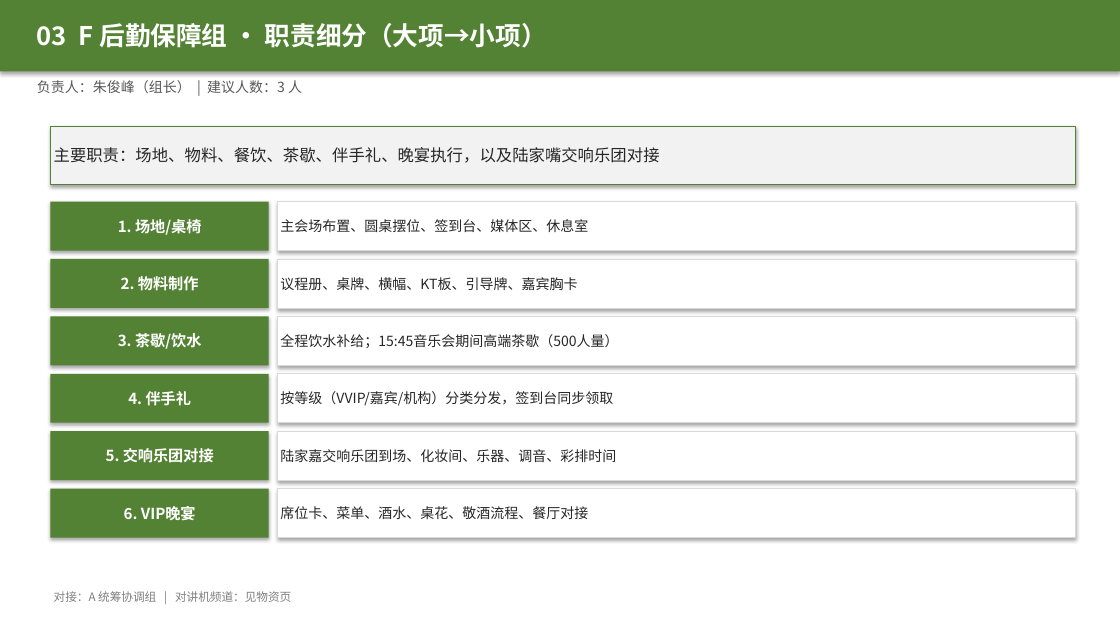
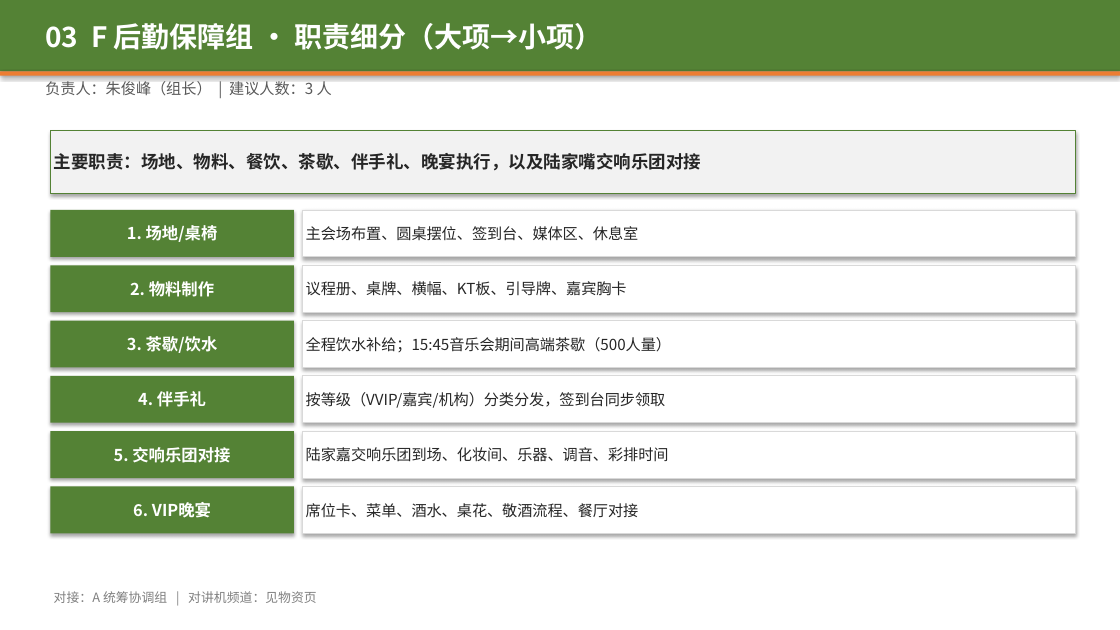
Before and after one commit to hujigang2010-maker/AIDEN, a slide deck: slide 10 of 2026峰会_志愿者分工方案.pptx. Drawn at 1120x630 pixels with LibreOffice and Linux fonts; fonts in the diff are those of the drawing. Boxes give left, top, right and bottom in pixels: in the first picture for what was removed or moved away, otherwise in the second. Text is boxed around its words. In the diff, an @@ line names an element or a change of style, - is before the commit and + after.

```diff
--- a/2026峰会_志愿者分工方案.pptx
+++ b/2026峰会_志愿者分工方案.pptx
@@ text "03 F 后勤保障组 · 职责细分（大项→小项）": place and size @@
-text "03 F 后勤保障组 · 职责细分（大项→小项）" at <box>37,23,547,48</box>
+text "03 F 后勤保障组 · 职责细分（大项→小项）" at <box>45,23,603,50</box>
@@ text "03 F 后勤保障组 · 职责细分（大项→小项）" at <box>45,23,603,50</box>: size 22 to 24 pt @@
@@ rectangle added at <box>0,71,1120,76</box>, fill #ED7D31 @@
@@ text "负责人：朱俊峰（组长） | 建议人数：3 人": place and size @@
-text "负责人：朱俊峰（组长） | 建议人数：3 人" at <box>37,80,302,93</box>
+text "负责人：朱俊峰（组长） | 建议人数：3 人" at <box>45,79,332,95</box>
@@ rectangle "主要职责：场地、物料、餐饮、茶歇、伴手礼、晚宴执行，以及陆家嘴交响乐团对接": place and size @@
-rectangle "主要职责：场地、物料、餐饮、茶歇、伴手礼、晚宴执行，以及陆家嘴交响乐团对接" at <box>50,126,1075,185</box>
+rectangle "主要职责：场地、物料、餐饮、茶歇、伴手礼、晚宴执行，以及陆家嘴交响乐团对接" at <box>50,130,1075,193</box>
@@ rectangle "主要职责：场地、物料、餐饮、茶歇、伴手礼、晚宴执行，以及陆家嘴交响乐团对接" at <box>50,130,1075,193</box>: size 14 to 15 pt, bold on @@
@@ size 13 to 14 pt in 6 elements at <box>50,376,294,423</box>, <box>50,431,294,478</box>, <box>50,321,294,368</box>, <box>50,486,294,534</box>, <box>50,266,294,313</box>, <box>50,210,294,257</box> @@
@@ rectangle "1. 场地/桌椅": place and size @@
-rectangle "1. 场地/桌椅" at <box>50,202,269,250</box>
+rectangle "1. 场地/桌椅" at <box>50,210,294,257</box>
@@ size 12 to 13 pt in 7 elements at <box>45,79,332,95</box>, <box>302,376,1075,423</box>, <box>302,431,1075,478</box>, <box>302,321,1075,368</box>, <box>302,486,1075,534</box>, <box>302,266,1075,313</box>, <box>302,210,1075,257</box> @@
@@ rectangle "主会场布置、圆桌摆位、签到台、媒体区、休息室": place and size @@
-rectangle "主会场布置、圆桌摆位、签到台、媒体区、休息室" at <box>277,202,1075,250</box>
+rectangle "主会场布置、圆桌摆位、签到台、媒体区、休息室" at <box>302,210,1075,257</box>
@@ rectangle "2. 物料制作": place and size @@
-rectangle "2. 物料制作" at <box>50,259,269,308</box>
+rectangle "2. 物料制作" at <box>50,266,294,313</box>
@@ rectangle "议程册、桌牌、横幅、KT板、引导牌、嘉宾胸卡": place and size @@
-rectangle "议程册、桌牌、横幅、KT板、引导牌、嘉宾胸卡" at <box>277,259,1075,308</box>
+rectangle "议程册、桌牌、横幅、KT板、引导牌、嘉宾胸卡" at <box>302,266,1075,313</box>
@@ rectangle "3. 茶歇/饮水": place and size @@
-rectangle "3. 茶歇/饮水" at <box>50,317,269,365</box>
+rectangle "3. 茶歇/饮水" at <box>50,321,294,368</box>
@@ rectangle "全程饮水补给；15:45音乐会期间高端茶歇（500人量）": place and size @@
-rectangle "全程饮水补给；15:45音乐会期间高端茶歇（500人量）" at <box>277,317,1075,365</box>
+rectangle "全程饮水补给；15:45音乐会期间高端茶歇（500人量）" at <box>302,321,1075,368</box>
@@ rectangle "4. 伴手礼": place and size @@
-rectangle "4. 伴手礼" at <box>50,374,269,423</box>
+rectangle "4. 伴手礼" at <box>50,376,294,423</box>
@@ rectangle "按等级（VVIP/嘉宾/机构）分类分发，签到台同步领取": place and size @@
-rectangle "按等级（VVIP/嘉宾/机构）分类分发，签到台同步领取" at <box>277,374,1075,423</box>
+rectangle "按等级（VVIP/嘉宾/机构）分类分发，签到台同步领取" at <box>302,376,1075,423</box>
@@ rectangle "5. 交响乐团对接": place and size @@
-rectangle "5. 交响乐团对接" at <box>50,431,269,480</box>
+rectangle "5. 交响乐团对接" at <box>50,431,294,478</box>
@@ rectangle "陆家嘉交响乐团到场、化妆间、乐器、调音、彩排时间": place and size @@
-rectangle "陆家嘉交响乐团到场、化妆间、乐器、调音、彩排时间" at <box>277,431,1075,480</box>
+rectangle "陆家嘉交响乐团到场、化妆间、乐器、调音、彩排时间" at <box>302,431,1075,478</box>
@@ rectangle "6. VIP晚宴": place and size @@
-rectangle "6. VIP晚宴" at <box>50,489,269,538</box>
+rectangle "6. VIP晚宴" at <box>50,486,294,534</box>
@@ rectangle "席位卡、菜单、酒水、桌花、敬酒流程、餐厅对接": place and size @@
-rectangle "席位卡、菜单、酒水、桌花、敬酒流程、餐厅对接" at <box>277,489,1075,538</box>
+rectangle "席位卡、菜单、酒水、桌花、敬酒流程、餐厅对接" at <box>302,486,1075,534</box>
@@ text "对接：A 统筹协调组 | 对讲机频道：见物资页" at <box>54,591,317,603</box>: size 10 to 11 pt @@
```
Also in this commit, not shown: 26 other slides changed, 2 other files.
